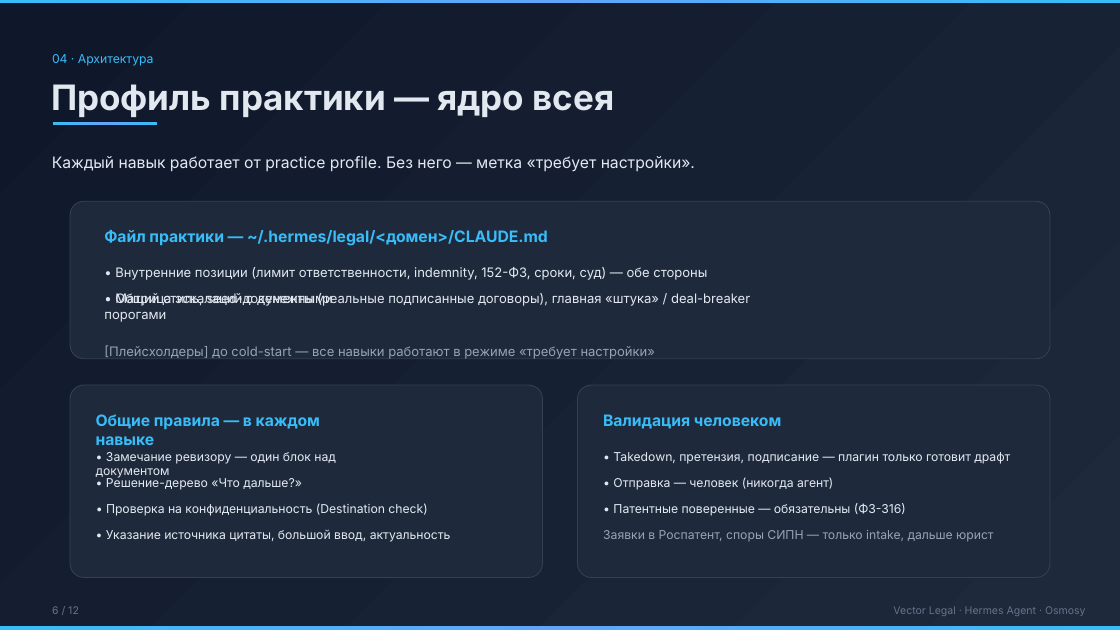
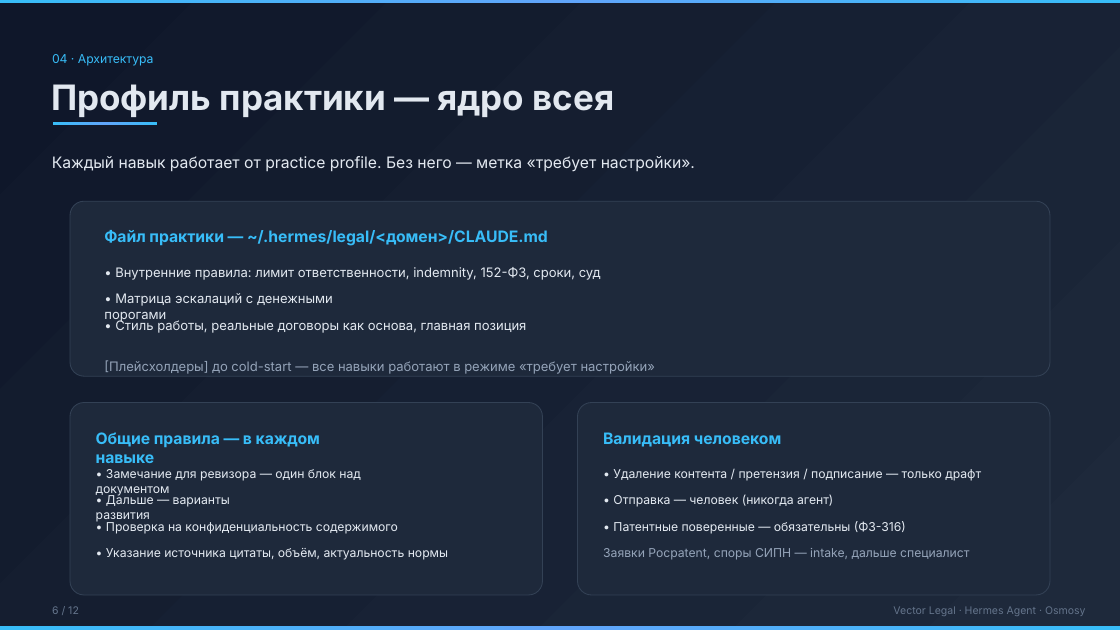
Before and after one commit to Osmosy/vector-legal, a slide deck: slide 6 of vector-legal-presentation.pptx. Drawn at 1120x630 pixels with LibreOffice and Linux fonts; fonts in the diff are those of the drawing. Boxes give left, top, right and bottom in pixels: in the first picture for what was removed or moved away, otherwise in the second. Text is boxed around its words. In the diff, an @@ line names an element or a change of style, - is before the commit and + after.

Commit message:
Презентация: добавлен vector-logo.png на обложку, текст сл.6 исправлен (был дублирующий seed-документы), 0 XML ошибок

```diff
--- a/vector-legal-presentation.pptx
+++ b/vector-legal-presentation.pptx
@@ rounded rectangle: place and size @@
-rounded rectangle at bbox=[70, 202, 1050, 360]
+rounded rectangle at bbox=[70, 202, 1050, 376]
@@ rounded rectangle at bbox=[70, 202, 1050, 376]: proportions changed @@
@@ text at bbox=[115, 267, 601, 280]: text changed @@
-• Внутренние позиции (лимит ответственности, indemnity, 152-ФЗ, сроки, суд) — обе стороны
+• Внутренние правила: лимит ответственности, indemnity, 152-ФЗ, сроки, суд
@@ text at bbox=[115, 318, 526, 333]: text changed @@
-• Общий стиль, seed-документы (реальные подписанные договоры), главная «штука» / deal-breaker
+• Стиль работы, реальные договоры как основа, главная позиция
@@ 3 texts, 2 rounded rectangles: place and size @@
-3 texts, 2 rounded rectangles at bbox=[70, 345, 1050, 577]
+3 texts, 2 rounded rectangles at bbox=[70, 360, 1050, 595]
@@ text "Общие правила — в каждом ...": place and size @@
-text "Общие правила — в каждом ..." at bbox=[96, 414, 320, 445]
+text "Общие правила — в каждом ..." at bbox=[96, 432, 320, 463]
@@ text "Валидация человеком": place and size @@
-text "Валидация человеком" at bbox=[603, 414, 781, 429]
+text "Валидация человеком" at bbox=[603, 432, 781, 447]
@@ text at bbox=[96, 469, 360, 497]: text changed @@
-• Замечание ревизору — один блок над документом
+• Замечание для ревизора — один блок над документом
@@ text at bbox=[613, 469, 981, 481]: text changed @@
-• Takedown, претензия, подписание — плагин только готовит драфт
+• Удаление контента / претензия / подписание — только драфт
@@ text at bbox=[96, 494, 230, 523]: text changed @@
-• Решение-дерево «Что дальше?»
+• Дальше — варианты развития
@@ text at bbox=[106, 522, 398, 534]: text changed @@
-• Проверка на конфиденциальность (Destination check)
+• Проверка на конфиденциальность содержимого
@@ text at bbox=[106, 548, 448, 560]: text changed @@
-• Указание источника цитаты, большой ввод, актуальность
+• Указание источника цитаты, объём, актуальность нормы
@@ text at bbox=[603, 548, 969, 560]: text changed @@
-Заявки в Роспатент, споры СИПН — только intake, дальше юрист
+Заявки Росpatent, споры СИПН — intake, дальше специалист
```
Also in this commit, not shown: 1 other slide changed.
